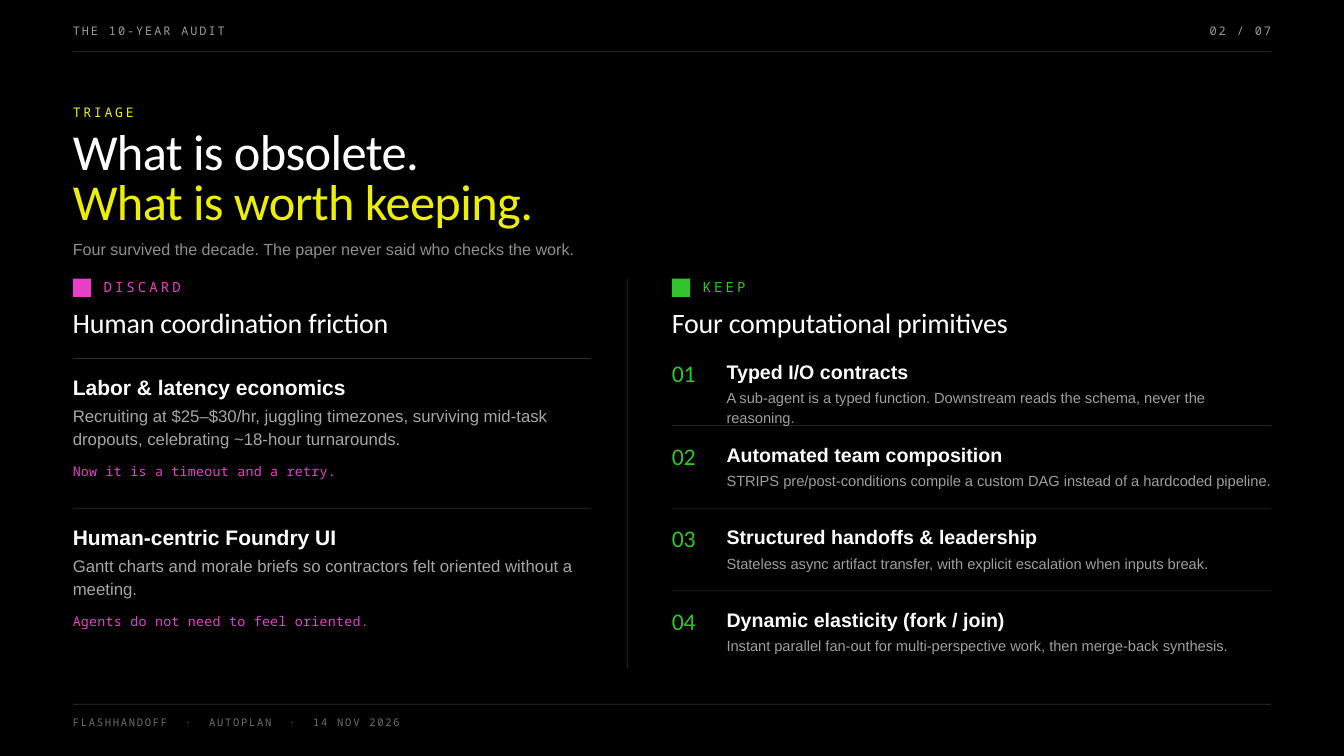
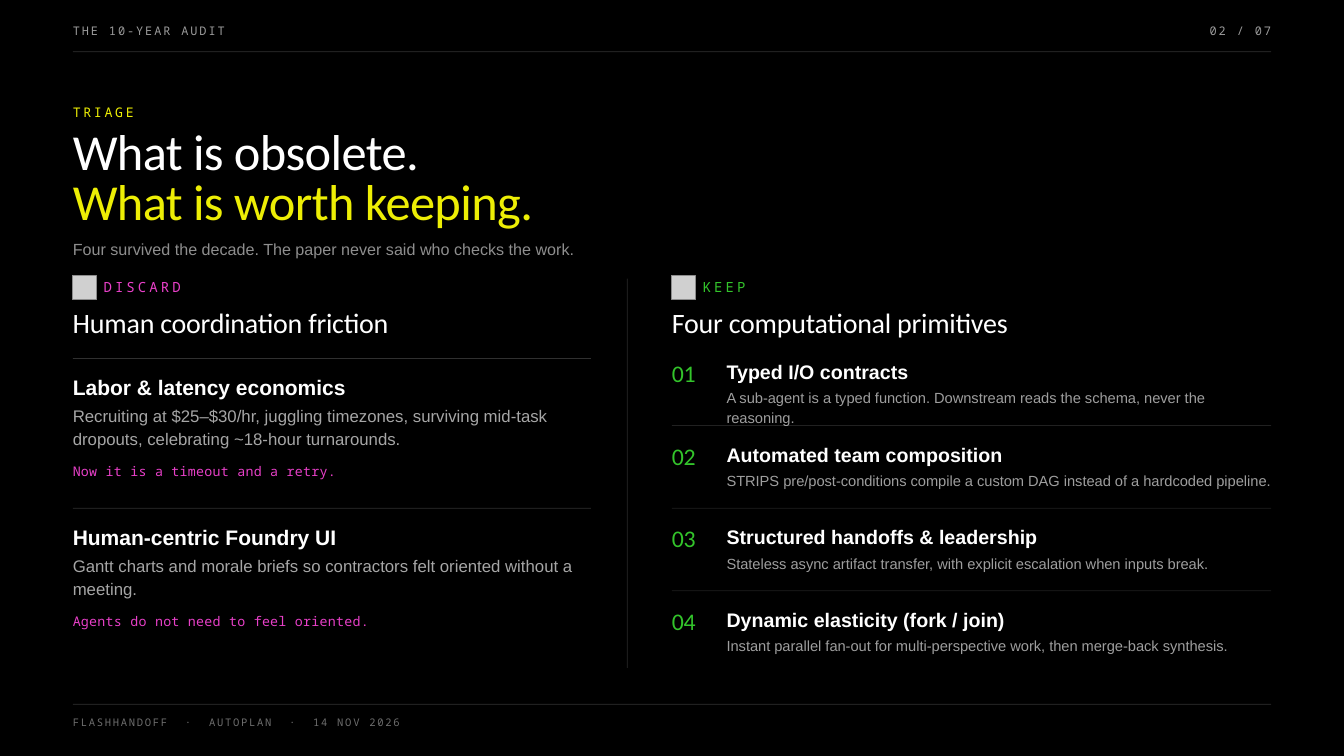
Before and after one commit to maceip/autoplan, a slide deck: slide 2 of preso/FlashHandoff.pptx. Drawn at 1344x756 pixels with LibreOffice and Linux fonts; fonts in the diff are those of the drawing; grey boxes stand for pictures. Boxes give left, top, right and bottom in pixels: in the first picture for what was removed or moved away, otherwise in the second. Text is boxed around its words. In the diff, an @@ line names an element or a change of style, - is before the commit and + after.

```diff
--- a/preso/FlashHandoff.pptx
+++ b/preso/FlashHandoff.pptx
@@ rectangle removed at bbox=[73, 278, 91, 296] @@
@@ picture added at bbox=[73, 276, 97, 300] @@
@@ rectangle removed at bbox=[673, 278, 691, 296] @@
@@ picture added at bbox=[673, 276, 697, 300] @@
```
Also in this commit, not shown: 4 other slides changed, 35 other files.
